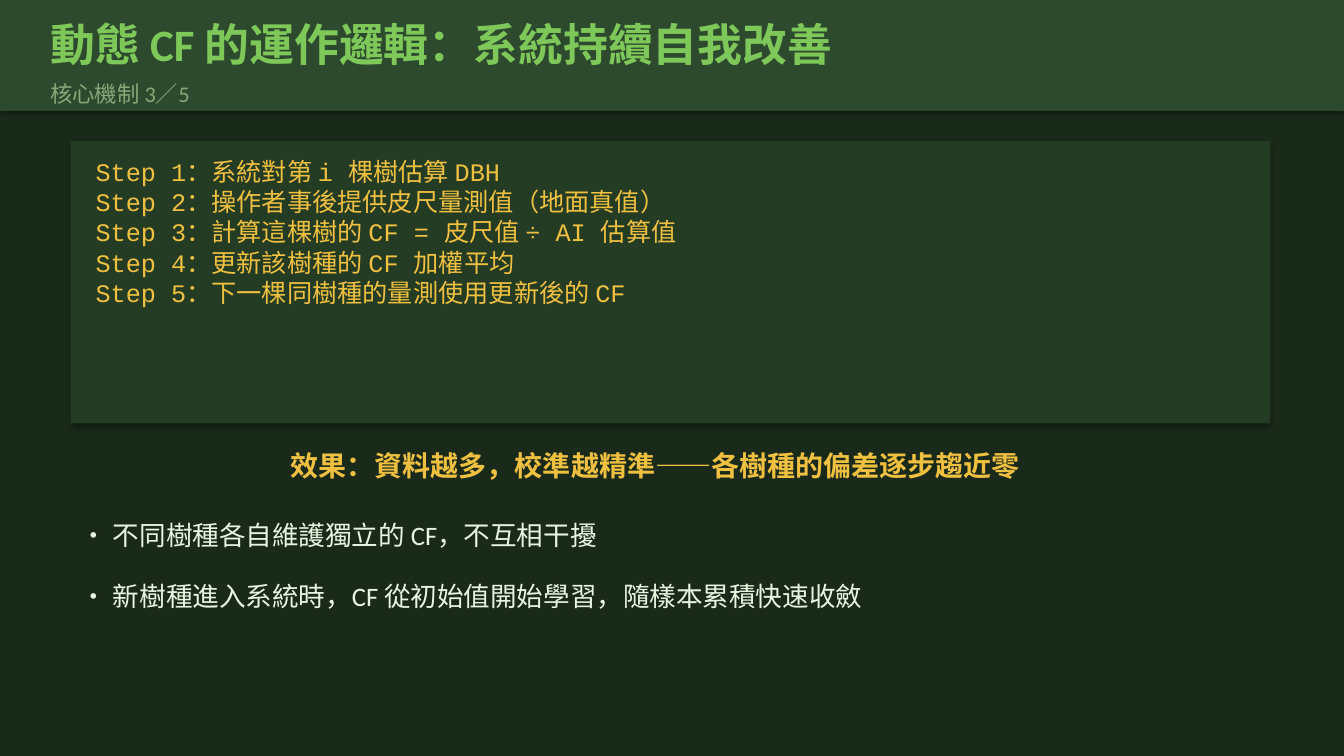
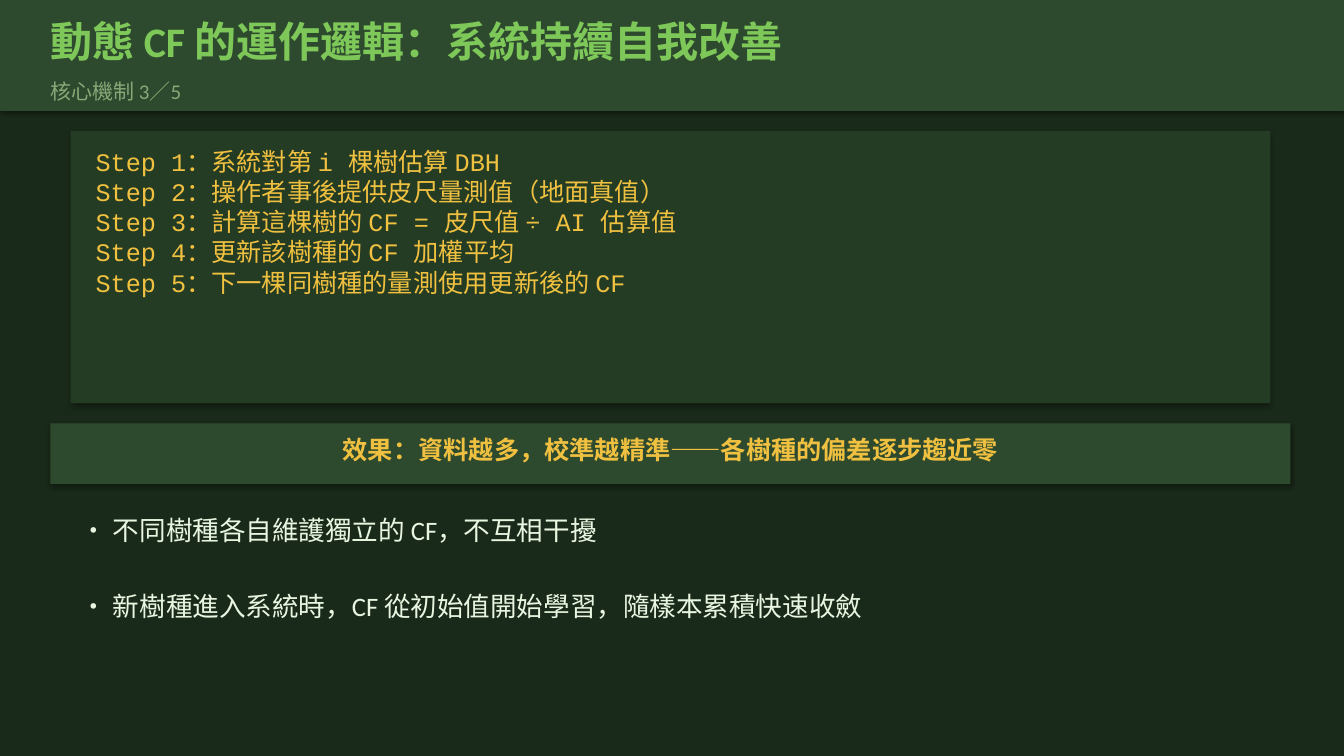
Before and after one commit to Yuchiaoniu/forest-carbon-measurement, a slide deck: slide 19 of public/thesis_defense.pptx (slide 11 before the commit). Drawn at 1344x756 pixels with LibreOffice and Linux fonts; fonts in the diff are those of the drawing. Boxes give left, top, right and bottom in pixels: in the first picture for what was removed or moved away, otherwise in the second. Text is boxed around its words. In the diff, an @@ line names an element or a change of style, - is before the commit and + after.

```diff
--- a/public/thesis_defense.pptx
+++ b/public/thesis_defense.pptx
@@ text "動態 CF 的運作邏輯：系統持續自我改善" at [50, 21, 783, 61]: size 32 to 30 pt @@
@@ text "核心機制 3／5" at [50, 81, 181, 101]: size 16 to 15 pt @@
@@ rectangle: place and size @@
-rectangle at [71, 141, 1270, 423]
+rectangle at [71, 131, 1270, 403]
@@ text "Step 1：系統對第 i 棵樹估算 DBH": place and size @@
-text "Step 1：系統對第 i 棵樹估算 DBH" at [96, 160, 677, 308]
+text "Step 1：系統對第 i 棵樹估算 DBH" at [96, 150, 677, 298]
@@ rectangle added at [50, 423, 1291, 484], fill #2E4A2E @@
@@ text "效果：資料越多，校準越精準——各樹種的偏差逐步趨近零": place and size @@
-text "效果：資料越多，校準越精準——各樹種的偏差逐步趨近零" at [291, 452, 1020, 480]
+text "效果：資料越多，校準越精準——各樹種的偏差逐步趨近零" at [343, 437, 998, 462]
@@ text "效果：資料越多，校準越精準——各樹種的偏差逐步趨近零" at [343, 437, 998, 462]: size 20 to 18 pt @@
@@ text "• 不同樹種各自維護獨立的 CF，不互相干擾": place and size @@
-text "• 不同樹種各自維護獨立的 CF，不互相干擾" at [113, 522, 597, 548]
+text "• 不同樹種各自維護獨立的 CF，不互相干擾" at [113, 517, 597, 543]
@@ text "• 新樹種進入系統時，CF 從初始值開始學習，隨樣本累積快速收斂": place and size @@
-text "• 新樹種進入系統時，CF 從初始值開始學習，隨樣本累積快速收斂" at [113, 583, 862, 609]
+text "• 新樹種進入系統時，CF 從初始值開始學習，隨樣本累積快速收斂" at [113, 593, 862, 619]
```
Also in this commit, not shown: 27 other slides changed, 12 slides added, 1 slide removed, 2 other files.
